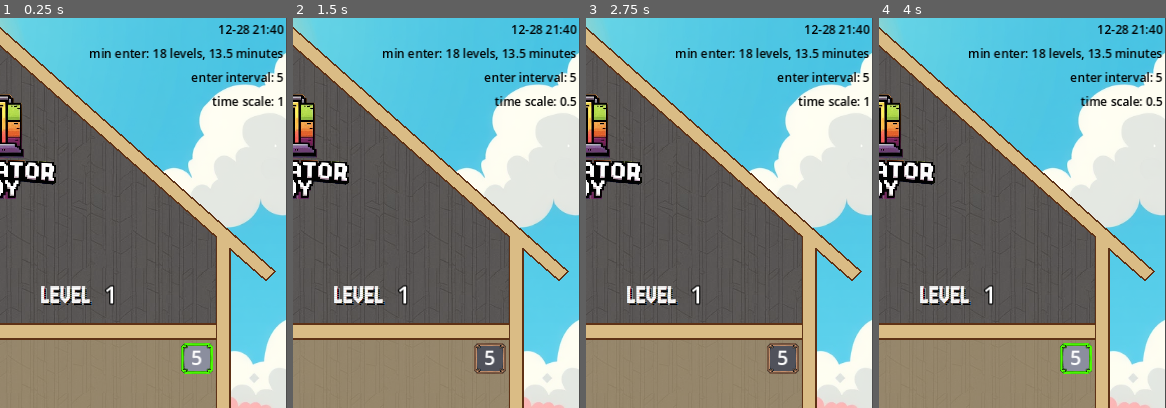
Above: before the commit, frames 1-4 (left to right).
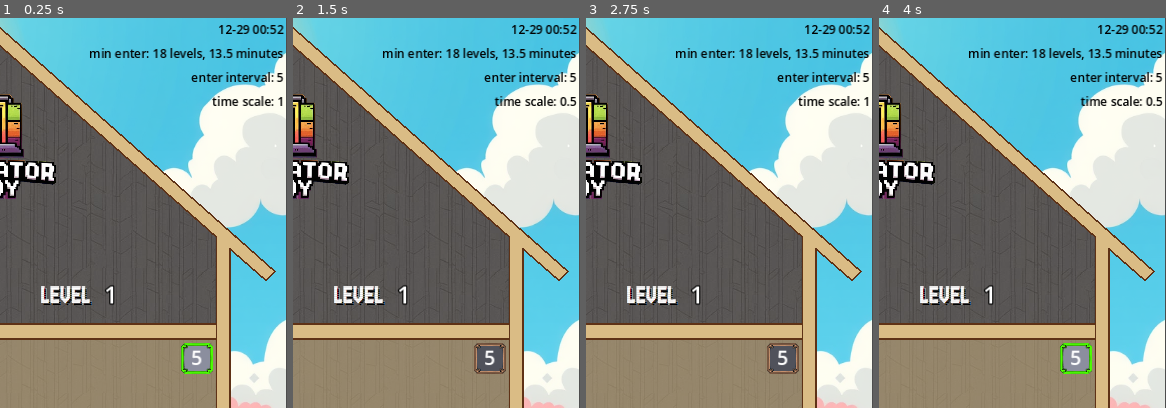
Above: after the commit, the same moments.

Repository: gilad905/elevator-boy
Game: Godot game, scene res://scenes/main.tscn
The game is run twice, just before and just after one commit, with the same random seed, the same clock (stepped at 60 frames per second) and the same inputs.
Inputs:
- Up to frame 1 (0.25 s): no input
- Up to frame 2 (1.5 s): tap Enter at 0.5 s; hold Up (elevator_move_up) 0.53-1.28 s; tap Space (door_toggle) at 0.6 s; hold Down (elevator_move_down) from 1.28 s (still down); tap A (time_scale_decrease) at 1.35 s
- Up to frame 3 (2.75 s): release Down (elevator_move_down) at 2.03 s; hold Up (elevator_move_up) from 2.03 s (still down); hold Q (time_scale_increase) from 2.03 s (still down)
- Up to frame 4 (4 s): release Q (time_scale_increase) at 2.78 s; tap Space (door_toggle) at 2.85 s; release Up (elevator_move_up) at 3.53 s; hold Down (elevator_move_down) from 3.53 s (still down); hold A (time_scale_decrease) from 3.53 s (still down)
The pictures show only the part of the screen within x 50-100%, y 0-50%; the shares and areas given below are measured in that part.

The runs differ from the first frame. In frame 1, 0.2% of the frame differs, in the area x 84-99%, y 1-5%; in frame 2, 0.2%; in frame 3, 0.2%; in frame 4, 0.2%.

Commit message:
fixed person.remove()

Diff:
--- a/scenes/floor.tscn
+++ b/scenes/floor.tscn
@@ -36,7 +36,6 @@
 [node name="Ceiling" parent="." instance=ExtResource("2_5a3d7")]
 color = Color(0.854902, 0.741176, 0.52549, 1)
 polygon = PackedVector2Array(0, 2, 211, 2, 211, 12, 0, 12)
-metadata/_edit_lock_ = true
 
 [node name="FloorNumFrame" type="AnimatedSprite2D" parent="."]
 position = Vector2(198, 25)
--- a/scenes/main.tscn
+++ b/scenes/main.tscn
@@ -33,7 +33,6 @@
 [node name="Building" parent="Background" instance=ExtResource("7_ccv1v")]
 color = Color(0.854902, 0.741176, 0.52549, 1)
 polygon = PackedVector2Array(189, 4, 375, 169, 369, 175, 345, 154, 345, 513, 35, 513, 35, 154, 11, 176, 5, 169)
-metadata/_edit_lock_ = true
 
 [node name="Attic" parent="Background" instance=ExtResource("7_ccv1v")]
 texture_filter = 1
@@ -42,7 +41,6 @@
 texture = ExtResource("4_q54io")
 texture_scale = Vector2(3, 3)
 polygon = PackedVector2Array(45, 146, 189, 16, 336, 146, 336, 503, 45, 503)
-metadata/_edit_lock_ = true
 
 [node name="Wallpaper" parent="Background" instance=ExtResource("7_ccv1v")]
 texture_filter = 1
@@ -50,7 +48,6 @@
 color = Color(0.85, 0.733975, 0.5185, 0.478431)
 texture_scale = Vector2(4, 4)
 polygon = PackedVector2Array(45, 204, 336, 204, 336, 503, 45, 503)
-metadata/_edit_lock_ = true
 
 [node name="Logo" type="Sprite2D" parent="Background"]
 texture_filter = 1
@@ -100,22 +97,17 @@
 
 [node name="Floor_1" parent="Floors" instance=ExtResource("1_ec1if")]
 position = Vector2(0, 240)
-metadata/_edit_lock_ = true
 
 [node name="Floor_2" parent="Floors" instance=ExtResource("1_ec1if")]
 position = Vector2(0, 180)
-metadata/_edit_lock_ = true
 
 [node name="Floor_3" parent="Floors" instance=ExtResource("1_ec1if")]
 position = Vector2(0, 120)
-metadata/_edit_lock_ = true
 
 [node name="Floor_4" parent="Floors" instance=ExtResource("1_ec1if")]
 position = Vector2(0, 60)
-metadata/_edit_lock_ = true
 
 [node name="Floor_5" parent="Floors" instance=ExtResource("1_ec1if")]
-metadata/_edit_lock_ = true
 
 [node name="HUD" type="Node2D" parent="."]
 position = Vector2(180, 173)
@@ -179,20 +171,16 @@
 
 [node name="Version" parent="Debug" instance=ExtResource("14_p4ui5")]
 layout_mode = 2
-text = "{version:12-28 21:40}"
-metadata/_edit_lock_ = true
+text = "{version:12-29 00:52}"
 
 [node name="Other" parent="Debug" instance=ExtResource("14_p4ui5")]
 layout_mode = 2
-metadata/_edit_lock_ = true
 
 [node name="RealTime" parent="Debug" instance=ExtResource("14_p4ui5")]
 layout_mode = 2
-metadata/_edit_lock_ = true
 
 [node name="TimeScale" parent="Debug" instance=ExtResource("14_p4ui5")]
 layout_mode = 2
-metadata/_edit_lock_ = true
 
 [node name="ElevatorEnterTimer" type="Timer" parent="."]
 metadata/_edit_lock_ = true
--- a/scripts/class_room.gd
+++ b/scripts/class_room.gd
@@ -21,5 +21,16 @@
 func has_room() -> bool:
 	return $Persons.get_child_count() < person_limit
 
+func remove_person(person: Node2D, is_happy: bool):
+	person.patience_ended.disconnect(_on_person_patience_ended)
+	get_node("/root/Main/HUD").increment_money(is_happy)
+	var finished = person.remove(is_happy)
+	finished.connect(_remove_person_node.bind(person))
+	return finished
+
 func _on_person_patience_ended(_person: Node2D) -> void:
 	pass
+
+func _remove_person_node(person: Node2D) -> void:
+	$Persons.remove_child(person)
+	person.queue_free()
--- a/scripts/elevator.gd
+++ b/scripts/elevator.gd
@@ -61,14 +61,13 @@
 	return _position
 
 func remove_persons_in_dest() -> void:
-	var reached_tween: Tween = null
+	var reached_signal: Signal
 	for person in $Persons.get_children():
 		if person.dest == current_floor_num:
 			var is_happy = not person.is_patience_ended
-			reached_tween = person.remove(is_happy)
-			get_node("/root/Main/HUD").increment_money(is_happy)
-	if reached_tween:
-		await reached_tween.finished
+			reached_signal = remove_person(person, is_happy)
+	if reached_signal:
+		await reached_signal
 		update_person_positions()
 
 func is_floor_in_bounds(floor_num: int) -> bool:
--- a/scripts/floor.gd
+++ b/scripts/floor.gd
@@ -44,9 +44,8 @@
 	return _right_edge
 
 func _on_person_patience_ended(person: Node2D) -> void:
-	await person.remove(false).finished
+	await remove_person(person, false)
 	update_person_positions()
-	get_node("/root/Main/HUD").increment_money(false)
 
 func _on_touched() -> void:
 	elevator.go_to_floor(get_index() + 1)
--- a/scripts/person.gd
+++ b/scripts/person.gd
@@ -57,16 +57,17 @@
 	dest = _dest
 	$Dest.text = str(_dest)
 
-func remove(is_happy: bool):
+func remove(is_happy: bool) -> Signal:
 	patience_tween.stop()
 	for timer in face_timers:
-		timer.stop()
-	$Dest.hide()
+		var connections = timer.timeout.get_connections()
+		timer.timeout.disconnect(connections[0].callable)
 
 	var duration = patience_ended_tween_duration
 	var tween = create_tween()
 
 	if is_happy:
+		$Dest.hide()
 		var new_scale = $MoneyIcon.scale.x * 2
 		tween.set_parallel(true)
 		for type in ["x", "y"]:
@@ -75,9 +76,4 @@
 		$MoneyIcon.show()
 
 	tween.tween_property(self, "modulate:a", 0, duration)
-	tween.finished.connect(_remove_node)
-	return tween
-
-func _remove_node() -> void:
-	get_parent().remove_child(self)
-	queue_free()
+	return tween.finished
